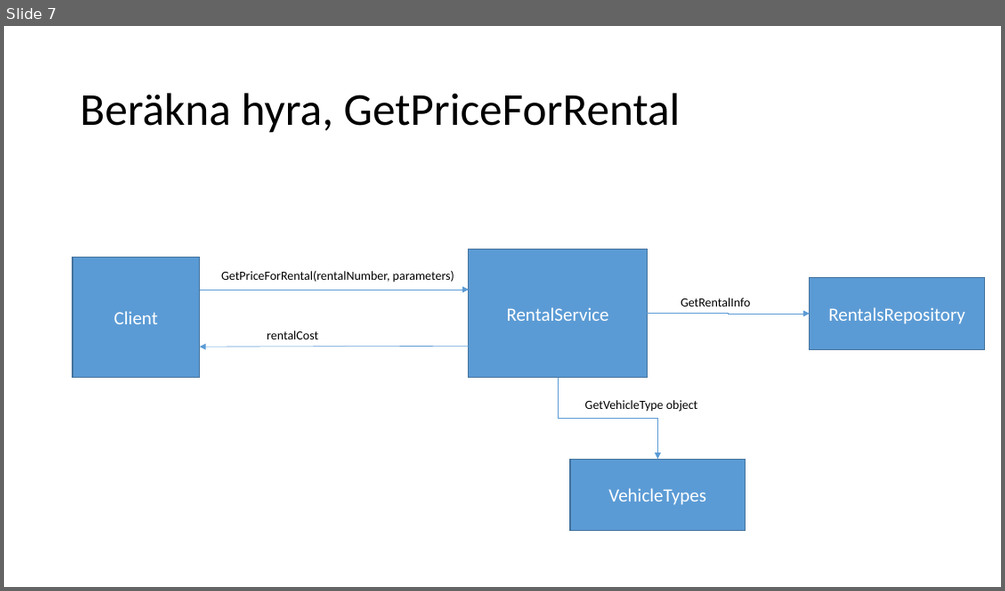
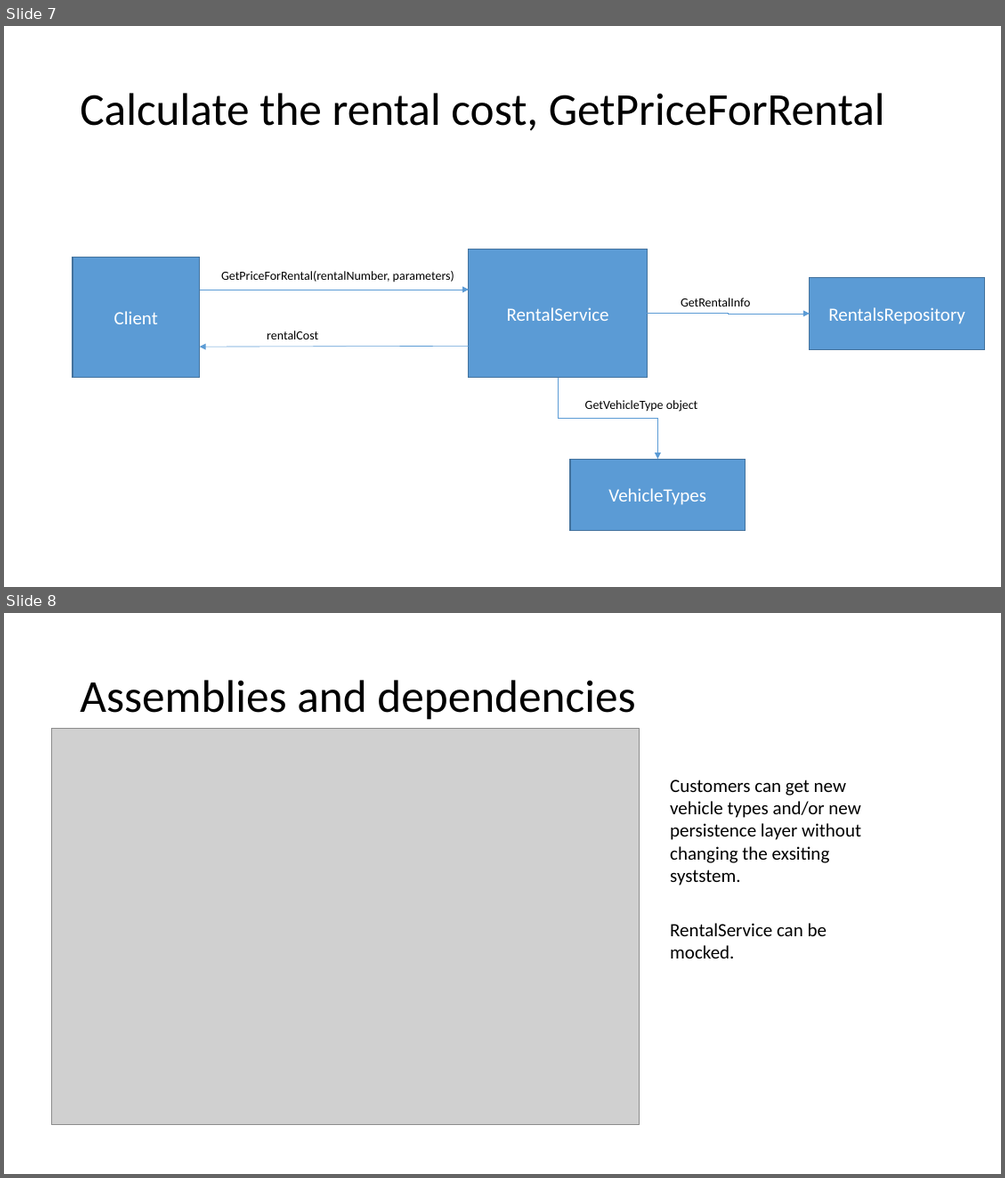
Before and after one commit to LarsBergqvist/CarRentalService, a slide deck: CarRentalService - Lars Bergqvist.pptx. Shown one above the other, each under a label of ours: slide 7 before the commit, slides 7 and 8 after it. The pictures are 1005x591 and 1005x1178 pixels, drawn with LibreOffice and Linux fonts; fonts in the diff are those of the drawing; grey boxes stand for pictures. Boxes give left, top, right and bottom in pixels: in the first picture for what was removed or moved away, otherwise in the second. Text is boxed around its words. In the diff, an @@ line names an element or a change of style, - is before the commit and + after.

```diff
--- a/CarRentalService - Lars Bergqvist.pptx
+++ b/CarRentalService - Lars Bergqvist.pptx
@@ slide 8 added at bbox=[4, 613, 1001, 1174], background #FFFFFF @@
@@ title added at bbox=[80, 680, 635, 720], 44 pt, text #000000 @@
+Assemblies and dependencies
@@ picture added at bbox=[52, 728, 639, 1125] @@
@@ text added at bbox=[670, 779, 861, 885], 18 pt, text #000000 @@
+Customers can get new vehicle types and/or new persistence layer without changing the exsiting syststem.
@@ text added at bbox=[670, 923, 826, 958], 18 pt, text #000000 @@
+RentalService can be mocked.
@@ slide 7 changed as well @@
@@ title at bbox=[80, 93, 885, 131]: text changed @@
-Beräkna hyra, GetPriceForRental
+Calculate the rental cost, GetPriceForRental
```
Also in this commit, not shown: 9 other slides changed, 3 other slides added, 3 slides removed, 1 other file.
